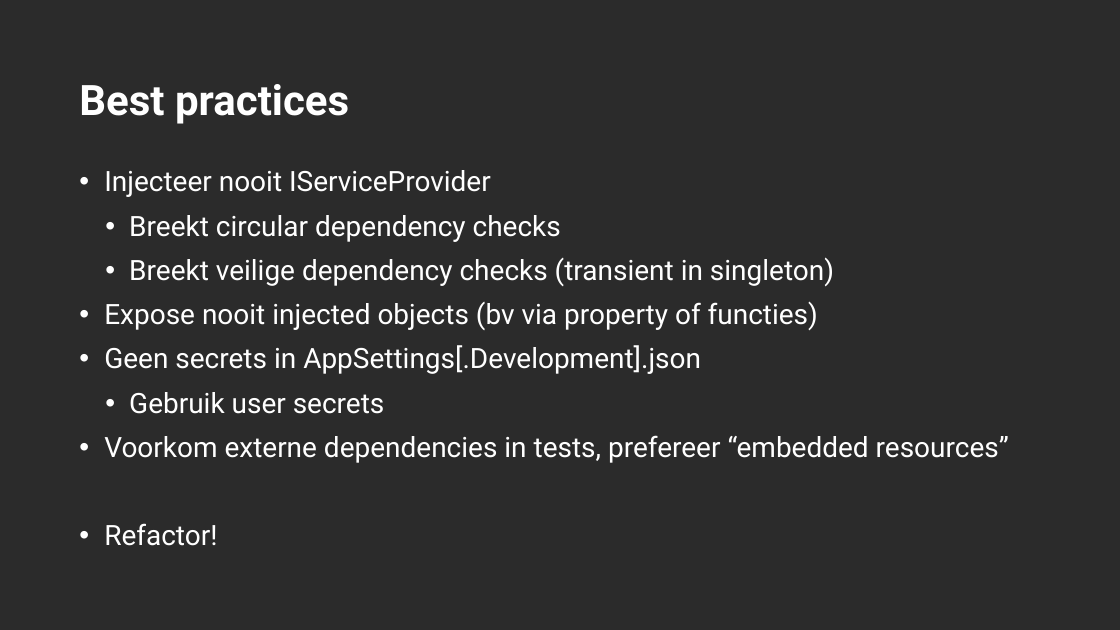
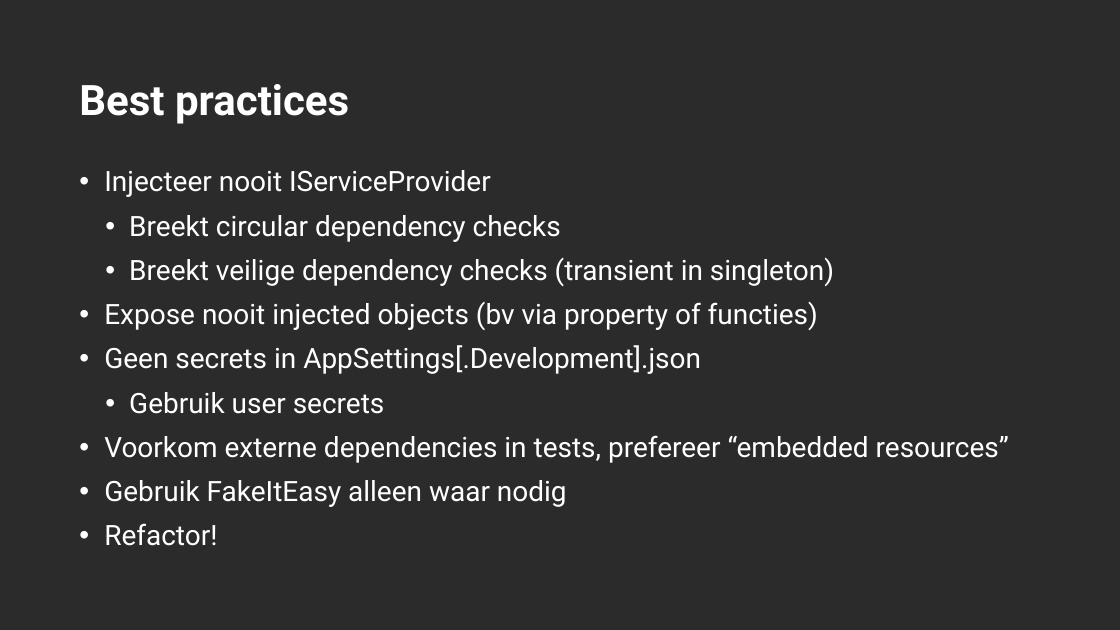
Before and after one commit to desdesdes/effectief-coredi, a slide deck: slide 24 of DI.pptx. Drawn at 1120x630 pixels with LibreOffice and Linux fonts; fonts in the diff are those of the drawing; background and template pictures are left out; a plain dark background stands for a picture behind light text. Boxes give left, top, right and bottom in pixels: in the first picture for what was removed or moved away, otherwise in the second. Text is boxed around its words. In the diff, an @@ line names an element or a change of style, - is before the commit and + after.

```diff
--- a/DI.pptx
+++ b/DI.pptx
@@ text at (104,480,567,507): paragraph added @@
+• Gebruik FakeItEasy alleen waar nodig
```
Also in this commit, not shown: 2 other slides changed, 10 other files.
